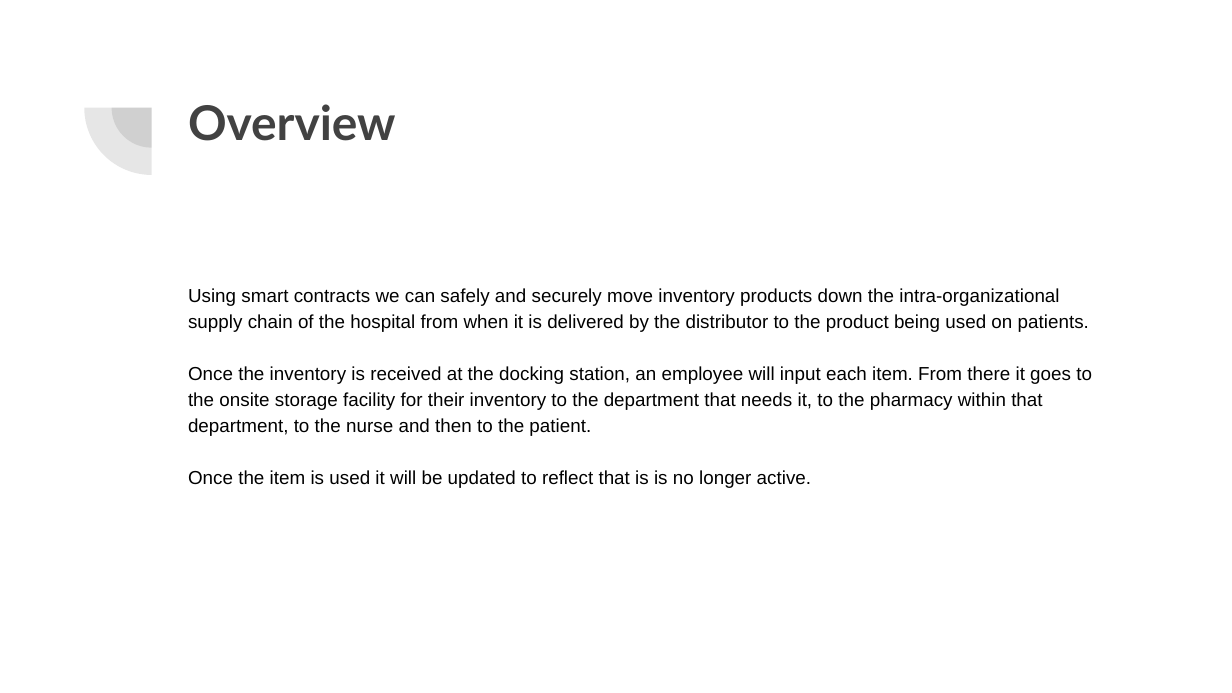
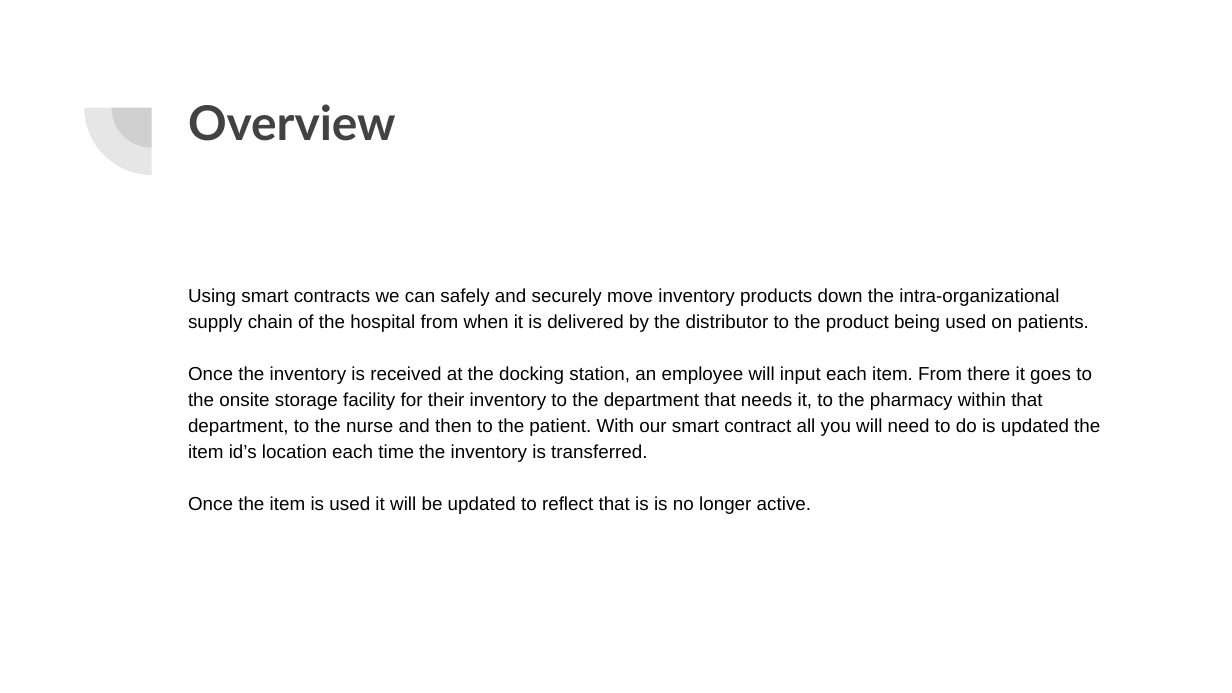
Before and after one commit to treyhunold/HospitalInventoryMangement, a slide deck: slide 2 of Presentation.pptx. Drawn at 1232x693 pixels with LibreOffice and Linux fonts; fonts in the diff are those of the drawing. Boxes give left, top, right and bottom in pixels: in the first picture for what was removed or moved away, otherwise in the second. Text is boxed around its words. In the diff, an @@ line names an element or a change of style, - is before the commit and + after.

Commit message:
Adding presentation updates

```diff
--- a/Presentation.pptx
+++ b/Presentation.pptx
@@ text at box(188, 366, 1100, 462): text changed @@
-Once the inventory is received at the docking station, an employee will input each item. From there it goes to the onsite storage facility for their inventory to the department that needs it, to the pharmacy within that department, to the nurse and then to the patient.
+Once the inventory is received at the docking station, an employee will input each item. From there it goes to the onsite storage facility for their inventory to the department that needs it, to the pharmacy within that department, to the nurse and then to the patient. With our smart contract all you will need to do is updated the item id’s location each time the inventory is transferred.
```
Also in this commit, not shown: 2 other slides changed, 1 slide added, 1 slide removed.
